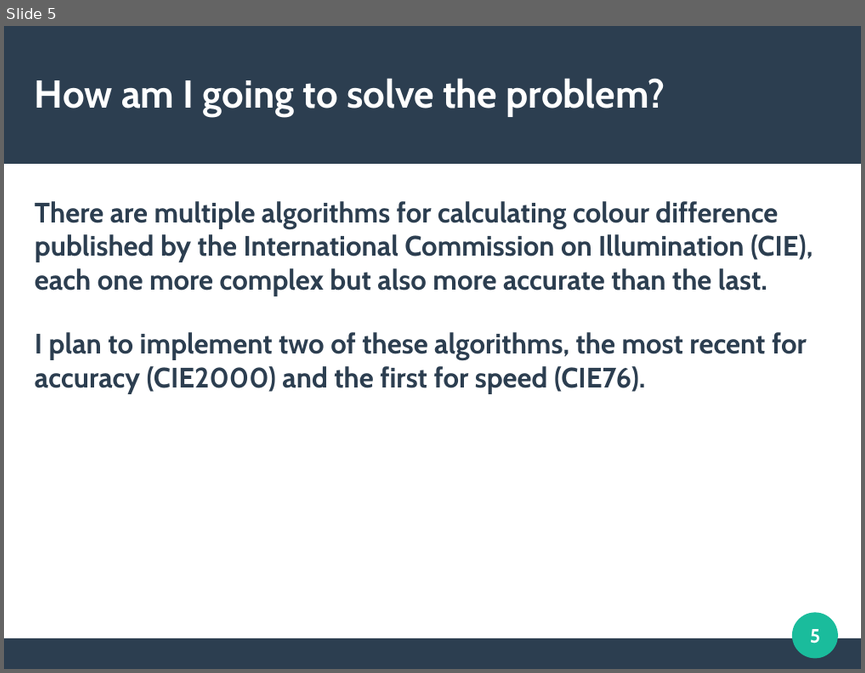
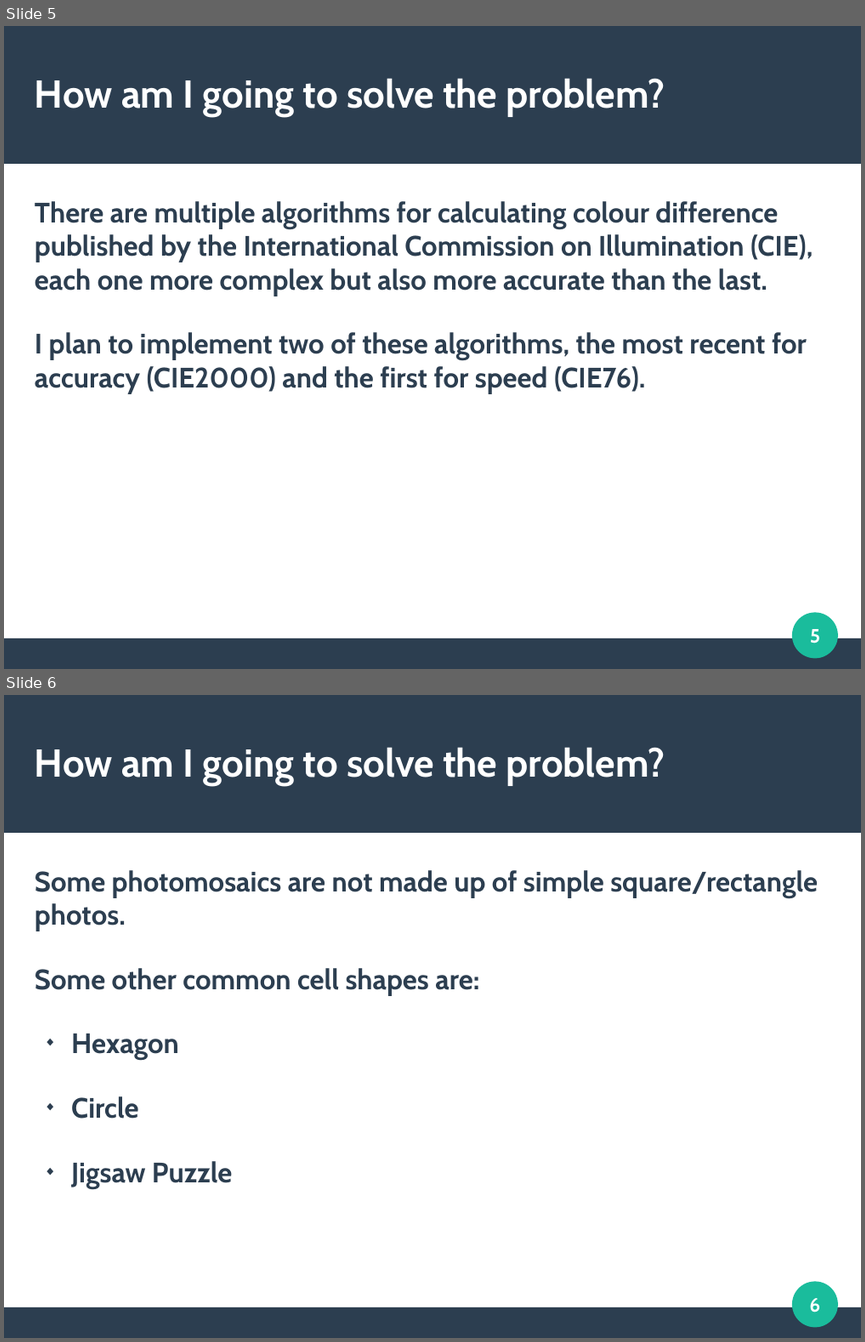
Before and after one commit to MorganGrundy/MosaicMagnifique, a slide deck: LightningTalk/Slides.odp. Shown one above the other, each under a label of ours: slide 5 before the commit, slides 5 and 6 after it. The pictures are 865x673 and 865x1342 pixels, drawn with LibreOffice and Linux fonts; fonts in the diff are those of the drawing. Boxes give left, top, right and bottom in pixels: in the first picture for what was removed or moved away, otherwise in the second. Text is boxed around its words. In the diff, an @@ line names an element or a change of style, - is before the commit and + after.

```diff
--- a/LightningTalk/Slides.odp
+++ b/LightningTalk/Slides.odp
@@ slide 6 added at bbox=[4, 695, 861, 1338], background #FFFFFF; not listed: 3 template elements that a slide beside it also shows @@
@@ title added at bbox=[35, 747, 665, 786], 36 pt, text #FFFFFF, bold @@
+How am I going to solve the problem?
@@ text added at bbox=[35, 870, 817, 1188], 26 pt, text #2C3E50, bold @@
+Some photomosaics are not made up of simple square/rectangle photos.
+Some other common cell shapes are:
+◆ Hexagon
+◆ Circle
+◆ Jigsaw Puzzle
@@ page number added at bbox=[809, 1298, 820, 1312], 18 pt, text #FFFFFF, bold @@
+6
```
Also in this commit, not shown: 1 slide changed, 4 other slides added.
